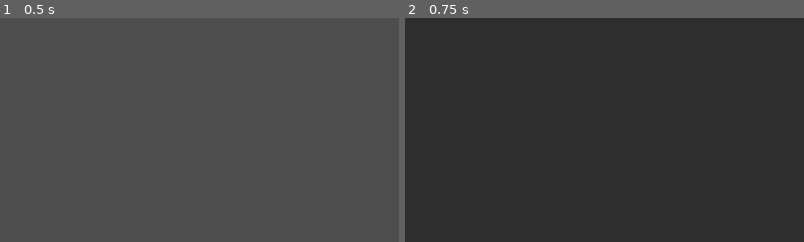
Above: before the commit, frames 1-2 (left to right).
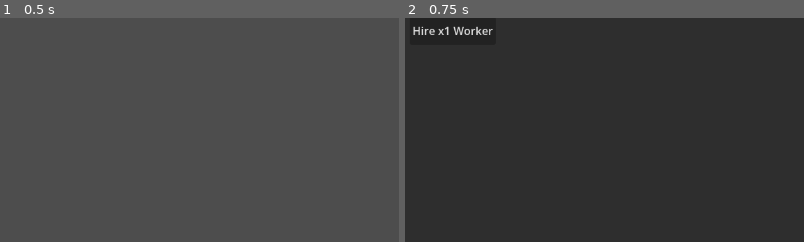
Above: after the commit, the same moments.

Repository: RaoulTheF00l/ChronicClicker
Game: Godot game, scene res://Scenes/title.tscn
Same seed, same stepped clock (60 frames per second), same inputs: the game is played once before the commit and once after it.
Inputs:
- Up to frame 1 (0.5 s): no input
- Up to frame 2 (0.75 s): click "PLAY" at 0.5 s
The pictures show only the part of the screen within x 19-69%, y 47-97%; the shares and areas given below are measured in that part.

Frame 1 is identical in both runs. In frame 2, 0.3% of the frame differs, in the area x 2-23%, y 4-8%.

Commit message:
Added hire worker UI + hire function

Diff:
--- a/Scenes/main.tscn
+++ b/Scenes/main.tscn
@@ -86,3 +86,15 @@
 [node name="MoneyLabel" type="Label" parent="CurrencyLayout" unique_id=761253813]
 layout_mode = 2
 text = "Cash: $0"
+
+[node name="StoreLayout" type="BoxContainer" parent="." unique_id=710123018]
+layout_mode = 0
+offset_left = 226.0
+offset_top = 306.0
+offset_right = 407.0
+offset_bottom = 346.0
+theme_override_constants/separation = 15
+
+[node name="HireButton" type="Button" parent="StoreLayout" unique_id=1023842269]
+layout_mode = 2
+text = "Hire x1 Worker"
--- a/Scripts/main.gd
+++ b/Scripts/main.gd
@@ -5,6 +5,10 @@
 var money: float = 0.00
 var dub_value: float = 20.00
 var sell_amount: float = 2.5
+
+var workers_hired: int = 1
+var hire_worker_amount: int = 1
+var hire_value: int = 10
 
 
 
@@ -50,3 +54,8 @@
 
 func _on_sell_button_pressed() -> void:
 	_sell()
+
+func _hire() -> void:
+	workers_hired += 1
+	harvest_amount += 0.5
+	_update_display()
